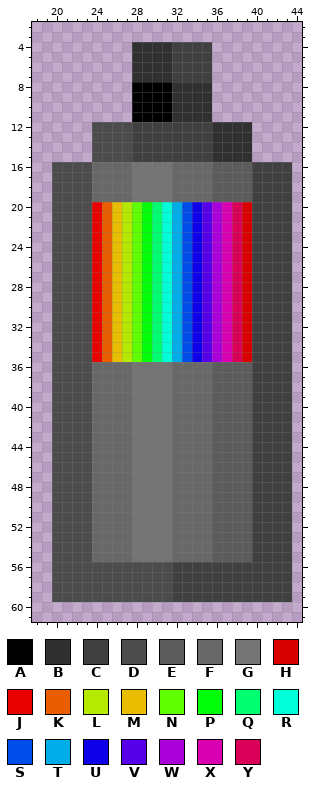
One commit to this pixel-art sprite: textures/ggraffiti_spray_can_rgb.png. The picture above is the old version.
The file is 64x64 pixels. Colours within 5 levels of each other are drawn and written as one. Shown: x 18..44, y 2..61.
Palette (. is transparent): A #000000  B #303030  C #404040  D #4c4c4c  E #5c5c5c  F #686868  G #747474  H #d90000  J #e90000  K #e95e00  L #b6e900  M #e9bd00  N #5fff00  P #00ff09  Q #00ff70  R #00ffd8  S #004ee9  T #00ade9  U #0e00e9  V #5600e9  W #a900d9  X #d900b1  Y #d90057
And afterwards:
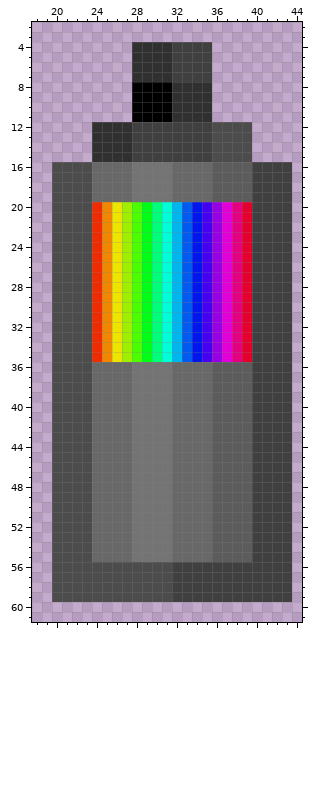
Diff:
colour H: #d90000 -> #e3002a
colour J: #e90000 -> #ef2c00
colour K: #e95e00 -> #ef8800
colour L: #b6e900 -> #9fef00
colour M: #e9bd00 -> #efe400
colour N: #5fff00 -> #49ff00
colour P: #00ff09 -> #00ff18
colour Q: #00ff70 -> #00ff79
colour S: #004ee9 -> #005aef
colour T: #00ade9 -> #00b6ef
colour U: #0e00e9 -> #0016ef
colour V: #5600e9 -> #4400ef
colour W: #a900d9 -> #9700e3
colour X: #d900b1 -> #e300d8
colour Y: #d90057 -> #e30081
y 12..15: x 24..27 DDDD -> BBBB; x 36..39 BBBB -> DDDD
Changed places in both pictures, as pixel boxes (x1, y1, x2, y2):
changed: (92, 122, 132, 162)
changed: (212, 122, 252, 162)
changed: (92, 202, 252, 362)
